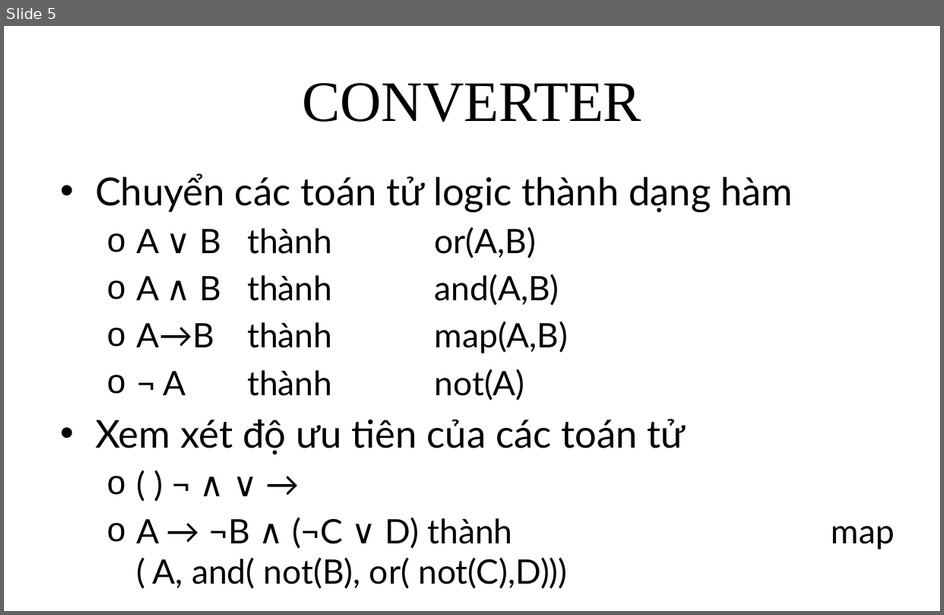
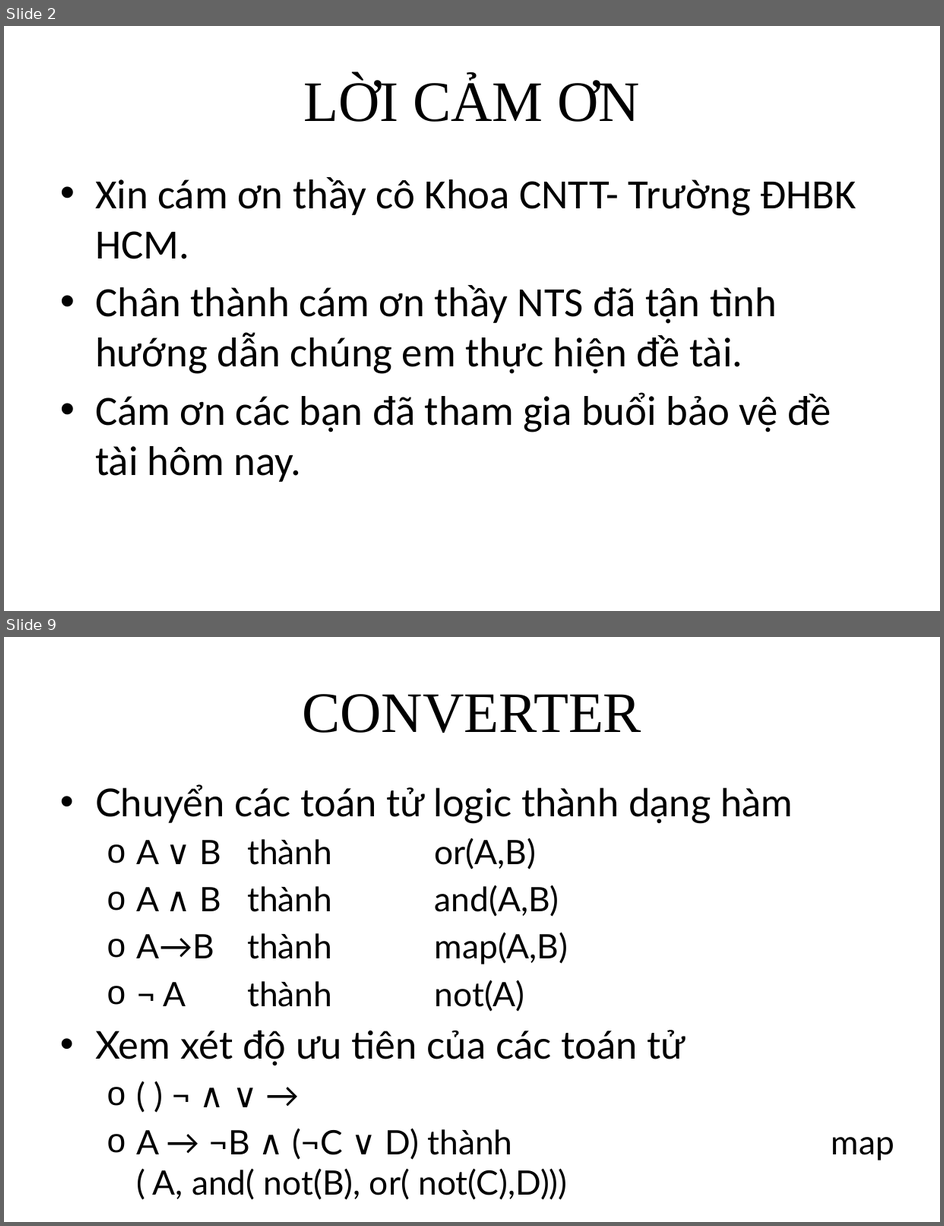
Before and after one commit to giang-rocker/logic, a slide deck: Report/SUY LUẬN TỰ NHIÊN.pptx. Shown one above the other, each under a label of ours: slide 5 before the commit, slides 2 and 9 after it; the slides between them are not shown. The pictures are 944x615 and 944x1226 pixels, drawn with LibreOffice and Linux fonts; fonts in the diff are those of the drawing. Boxes give left, top, right and bottom in pixels: in the first picture for what was removed or moved away, otherwise in the second. Text is boxed around its words. In the diff, an @@ line names an element or a change of style, - is before the commit and + after.

```diff
--- a/Report/SUY LUẬN TỰ NHIÊN.pptx
+++ b/Report/SUY LUẬN TỰ NHIÊN.pptx
@@ slide 2 added at box(4, 26, 940, 611), background #FFFFFF @@
@@ title added at box(303, 76, 641, 122), 44 pt, text #000000 @@
+LỜI CẢM ƠN
@@ text added at box(95, 177, 857, 482), 32 pt, text #000000 @@
+• Xin cám ơn thầy cô Khoa CNTT- Trường ĐHBK HCM.
+• Chân thành cám ơn thầy NTS đã tận tình hướng dẫn chúng em thực hiện đề tài.
+• Cám ơn các bạn đã tham gia buổi bảo vệ đề tài hôm nay.
@@ what was slide 5 is now slide 9 @@
```
Also in this commit, not shown: 3 slides changed, 5 other slides added, 1 slide removed.
